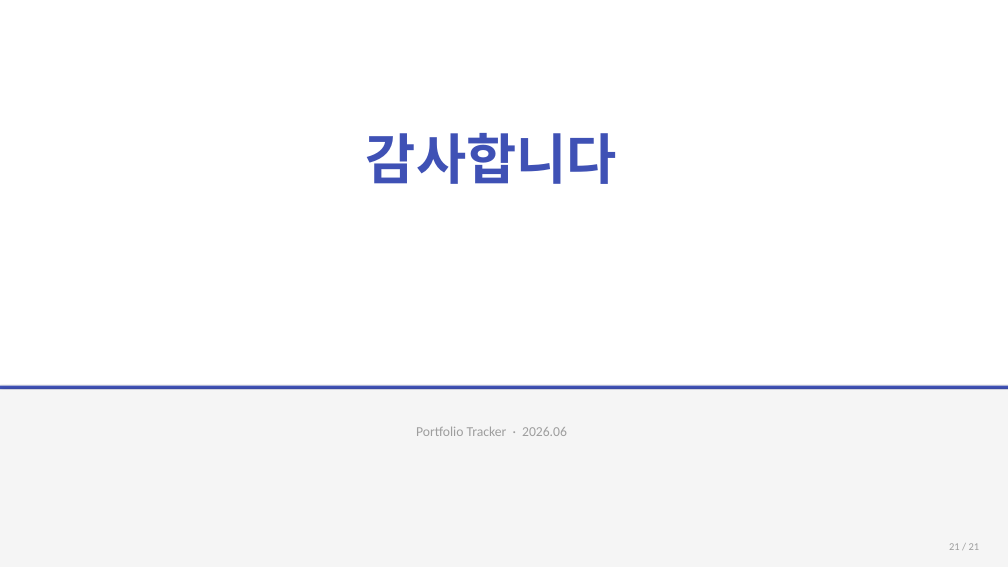
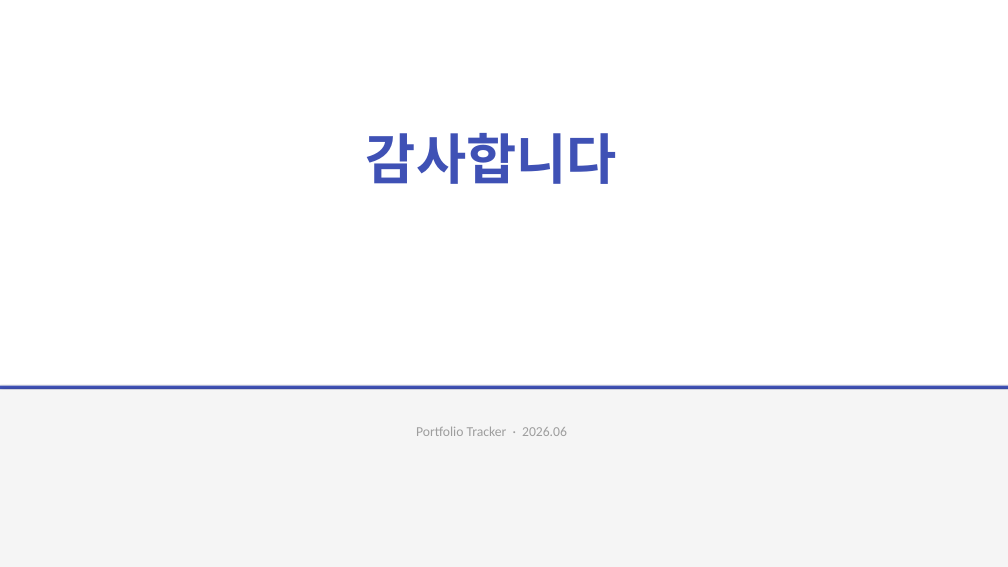
Before and after one commit to 2022136020/project_c, a slide deck: slide 23 of portfolio-tracker/presentation/portfolio-tracker-final.pptx. Drawn at 1008x567 pixels with LibreOffice and Linux fonts; fonts in the diff are those of the drawing. Boxes give left, top, right and bottom in pixels: in the first picture for what was removed or moved away, otherwise in the second. Text is boxed around its words. In the diff, an @@ line names an element or a change of style, - is before the commit and + after.

```diff
--- a/portfolio-tracker/presentation/portfolio-tracker-final.pptx
+++ b/portfolio-tracker/presentation/portfolio-tracker-final.pptx
@@ text removed at bbox=[949, 543, 980, 550] @@
-21 / 21
```
Also in this commit, not shown: 20 other slides changed, 1 other file.
